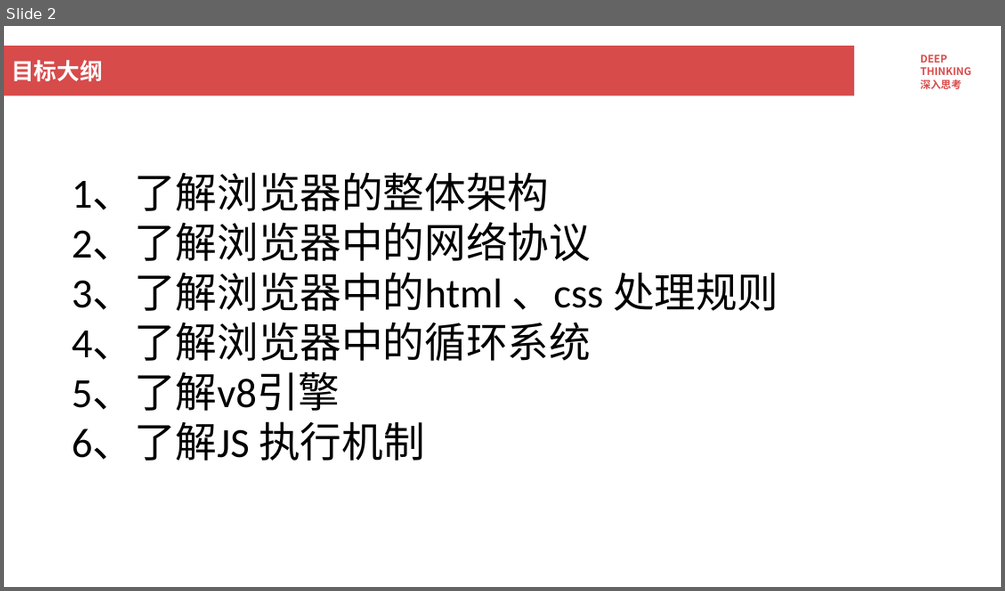
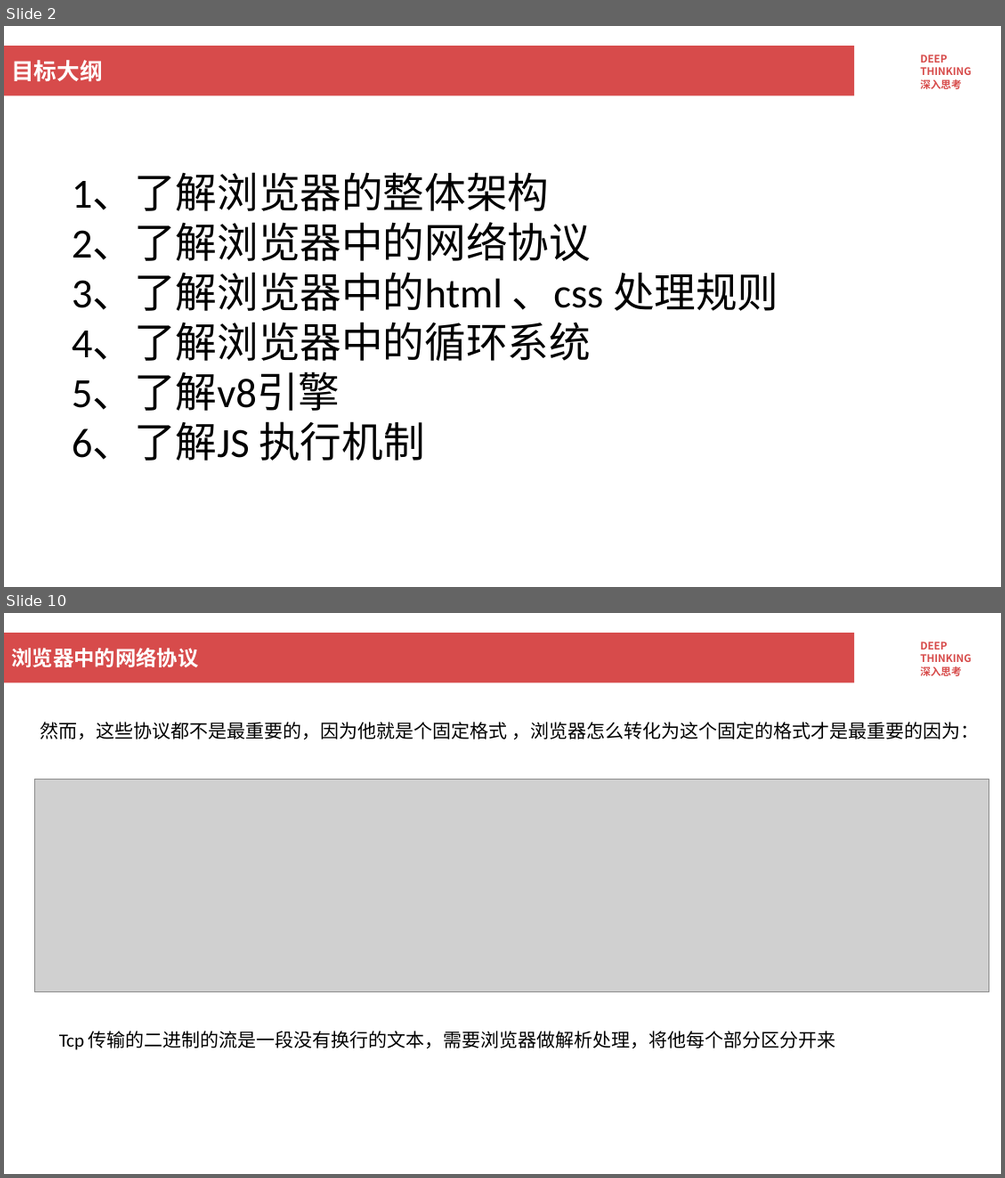
Before and after one commit to yixinagqingyuan/yys-browser, a slide deck: 浏览器工作原理.pptx. Shown one above the other, each under a label of ours: slide 2 before the commit, slides 2 and 10 after it; the slides between them are not shown. The pictures are 1005x591 and 1005x1178 pixels, drawn with LibreOffice and Linux fonts; fonts in the diff are those of the drawing; grey boxes stand for pictures; background and template pictures are left out. Boxes give left, top, right and bottom in pixels: in the first picture for what was removed or moved away, otherwise in the second. Text is boxed around its words. In the diff, an @@ line names an element or a change of style, - is before the commit and + after.

```diff
--- a/浏览器工作原理.pptx
+++ b/浏览器工作原理.pptx
@@ slide 10 added at <box>4,613,1001,1174</box>, background #FFFFFF; not listed: 2 template elements that a slide beside it also shows @@
@@ title added at <box>11,648,198,667</box>, 20 pt, text #FFFFFF, bold @@
+浏览器中的网络协议
@@ text added at <box>40,722,979,739</box>, 18 pt, text #000000 @@
+然而，这些协议都不是最重要的，因为他就是个固定格式 ，浏览器怎么转化为这个固定的格式才是最重要的因为：
@@ picture added at <box>34,779,989,991</box> @@
@@ text added at <box>59,1030,836,1050</box>, 18 pt, text #000000 @@
+Tcp 传输的二进制的流是一段没有换行的文本，需要浏览器做解析处理，将他每个部分区分开来
```
Also in this commit, not shown: 1 slide changed, 21 other slides added, 5 other files.
